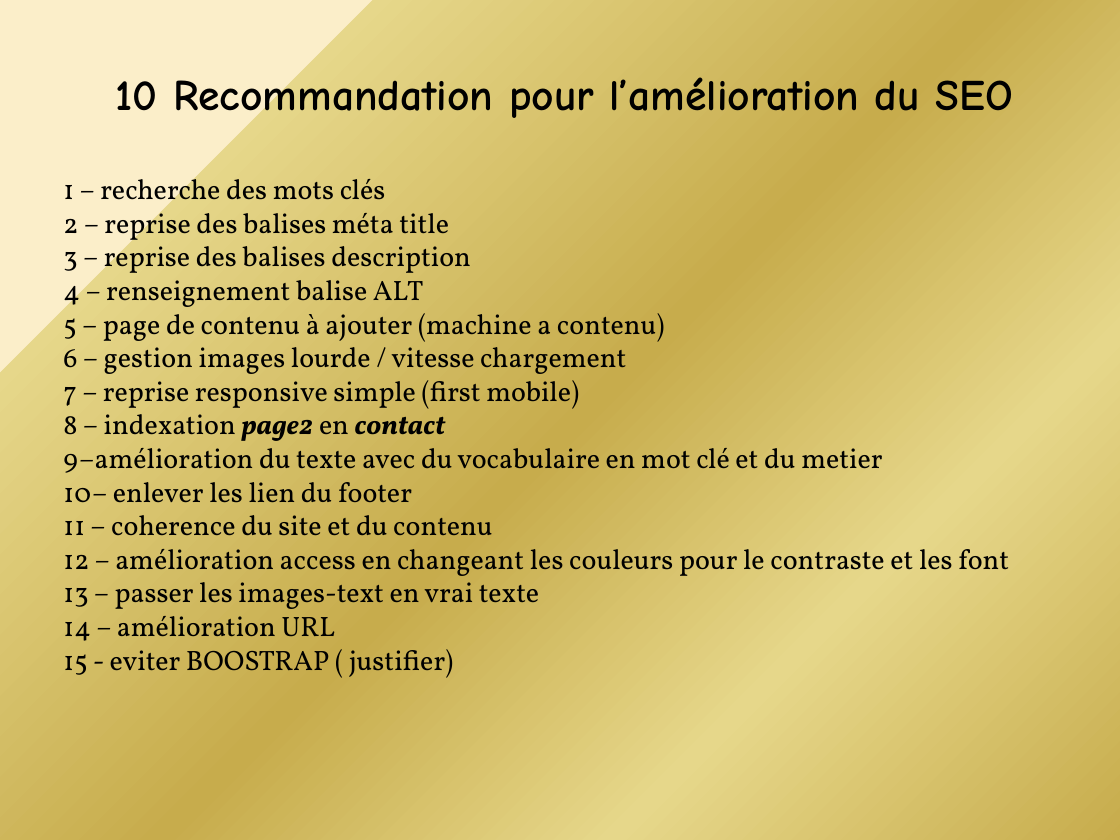
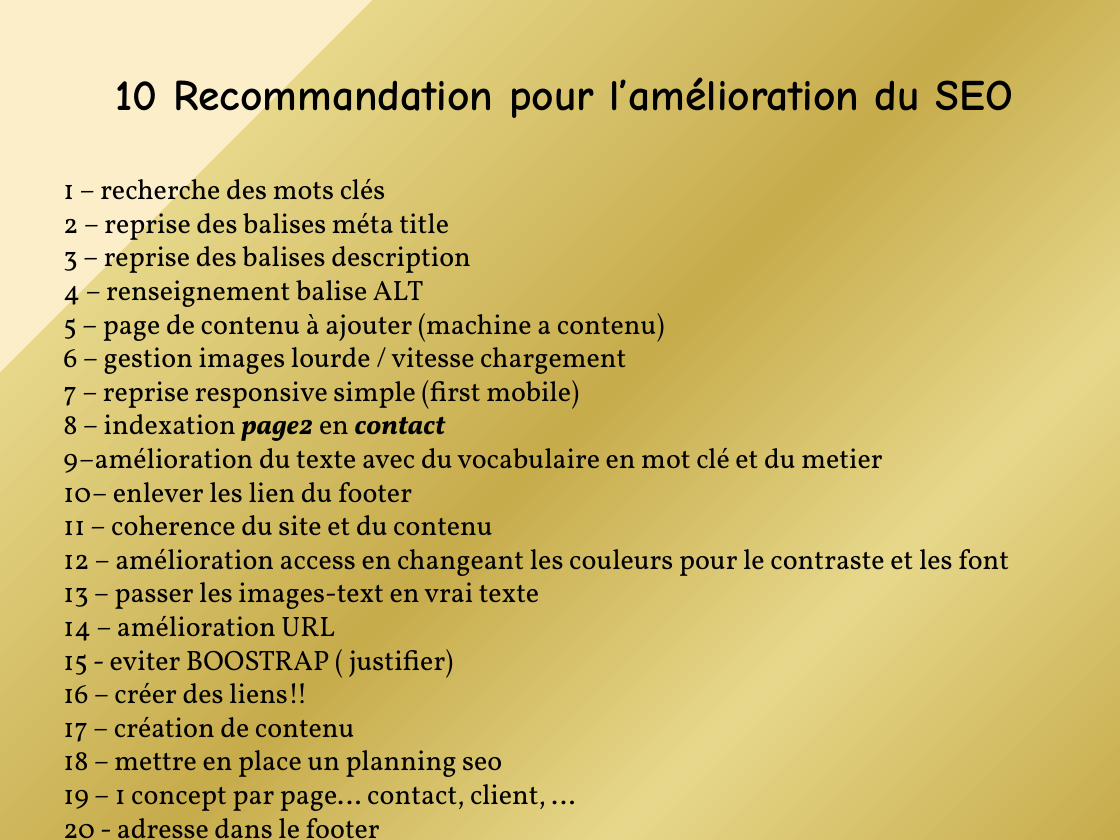
Before and after one commit to michelanton/michel_anton_405052021, a slide deck: slide 29 of P4/Présentation2.pptx (slide 27 before the commit). Drawn at 1120x840 pixels with LibreOffice and Linux fonts; fonts in the diff are those of the drawing. Boxes give left, top, right and bottom in pixels: in the first picture for what was removed or moved away, otherwise in the second. Text is boxed around its words. In the diff, an @@ line names an element or a change of style, - is before the commit and + after.

```diff
--- a/P4/Présentation2.pptx
+++ b/P4/Présentation2.pptx
@@ text at (x1=63, y1=683, x2=546, y2=839): paragraphs added @@
+16 – créer des liens!!
+17 – création de contenu
+18 – mettre en place un planning seo
+19 – 1 concept par page… contact, client, …
+20 - adresse dans le footer
```
Also in this commit, not shown: 5 other slides changed, 3 slides added, 1 slide removed, 2 other files.
